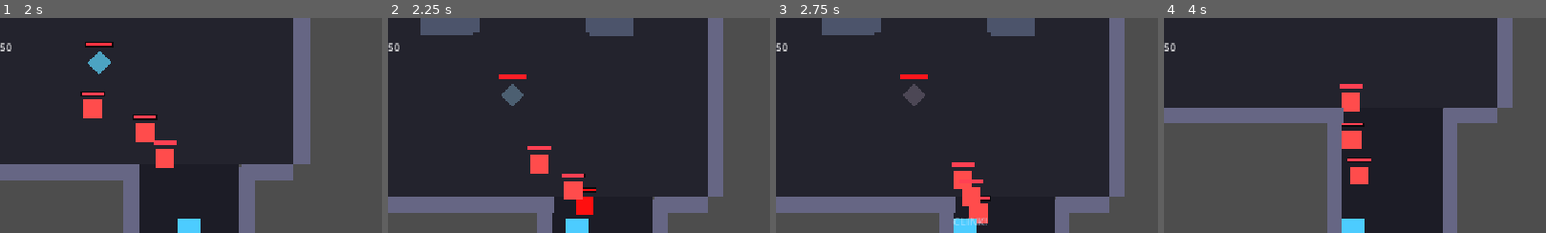
Above: before the commit, frames 1-4 (left to right).
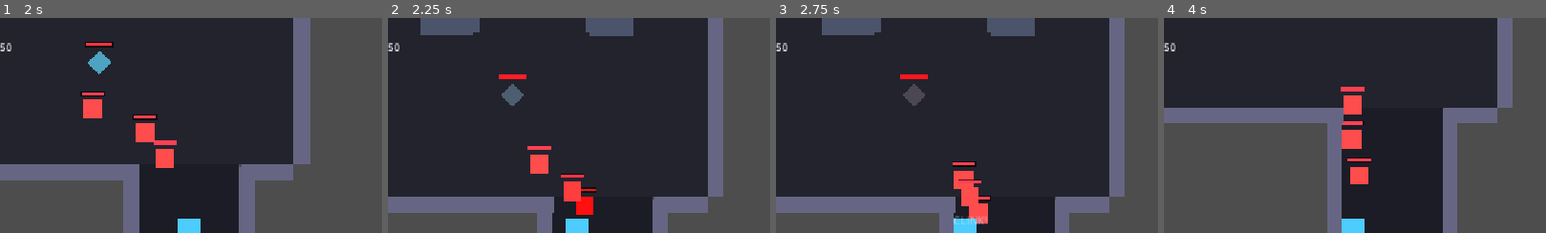
Above: after the commit, the same moments.

Repository: nderman/dungeon-grinder-cal
Game: Godot game, scene res://Floor.tscn
Two runs of this game, one before a commit and one after it. Both use one fixed random seed, a clock stepped at 60 frames per second and the inputs below.
Inputs (mouse positions are % of the whole screen's width and height, from its top left):
- Up to frame 1 (2 s): tap Enter (ui_accept) at 0.5, 0.77, 0.8, 1.07, 1.35, 1.52, 1.82 s; move the mouse to (45, 70) at 0.52 s; hold E (interact) 0.53-1.28 s; hold W (move_up) from 0.53 s (still down); move the mouse to (80, 65) at 1.27 s; tap E (interact) at 1.55 s
- Up to frame 2 (2.25 s): move the mouse to (20, 35) at 2.02 s; release W (move_up) at 2.03 s; hold A (move_left) from 2.03 s (still down); hold Enter (ui_accept) from 2.03 s (still down); tap Down (aim_down) at 2.1 s
- Up to frame 3 (2.75 s): keep holding A (move_left); keep holding Enter (ui_accept)
- Up to frame 4 (4 s): move the mouse to (55, 50) at 2.77 s; release Enter (ui_accept) at 2.78 s; tap Left (aim_left) at 2.85 s; tap Enter (ui_accept) at 3.02, 3.32 s; tap E (interact) at 3.05 s; move the mouse to (35, 25) at 3.52 s; release A (move_left) at 3.53 s; hold S (move_down) from 3.53 s (still down); hold Enter (ui_accept) from 3.53 s (still down); tap Right (aim_right) at 3.6 s
The pictures show only the part of the screen within x 25-75%, y 1-51%; the shares and areas given below are measured in that part.

Frame 1 is identical in both runs. In frame 2, 0.1% of the frame differs, in the area x 45-52%, y 72-86%; in frame 3, 0.3%; in frame 4, 0.5%, in the area x 46-53%, y 30-53%.

Commit message:
LoS layer fix + boss can't be walked-through or sniped
Review fix (line-of-sight was broken by allies):
- Player, walls, AND enemies were all on collision layer 1, so _has_los (mask 1)
  was blocked by any mob standing between — packs failed to aggro/attack a player
  in plain sight. Walls/cover/barriers now also sit on layer 2 (Room.LOS_LAYER) and
  _has_los masks layer 2 only, so the ray is blocked by environment alone (cover
  correctly breaks LoS; other actors are ignored).
- Cache the player reference instead of a per-frame get_nodes_in_group scan.

Playtest fixes:
- Walked through a boss room: an MST leaf is a graph dead-end, but an L-corridor
  between two OTHER rooms can pass geometrically through it, punching extra doorways.
  Corridors are now tagged with their endpoints; the boss is the farthest "clean"
  leaf (no stray corridor crosses it) — a true single-entrance room. Verified across
  12 layouts (no stray corridor through the boss; all rooms reachable without it).
- Sniped a dormant boss from outside: bosses were inert but still damageable. They're
  now invulnerable until the arena locks (set on spawn, cleared on the lock trigger),
  so you must enter and commit to the fight to hurt them.

Co-Authored-By: Claude Opus 4.7 (1M context) <noreply@anthropic.com>

Diff:
--- a/game-client/components/AIComponent.gd
+++ b/game-client/components/AIComponent.gd
@@ -27,7 +27,15 @@
 var target: CharacterBody2D = null
 var parent: CharacterBody2D
 var _agent: NavigationAgent2D   # paths through doorways instead of beelining into walls
+var _player: CharacterBody2D    # cached so we don't group-scan every frame
 @onready var move_comp: MovementComponent = get_parent().get_node_or_null("MovementComponent")
+
+# Cached player lookup (re-resolves only if the cached node was freed, e.g. respawn).
+func _get_player() -> CharacterBody2D:
+	if not is_instance_valid(_player):
+		var ps := get_tree().get_nodes_in_group("player")
+		_player = ps[0] as CharacterBody2D if not ps.is_empty() else null
+	return _player
 
 func _ready() -> void:
 	parent = get_parent() as CharacterBody2D
@@ -44,17 +52,16 @@
 		hc.health_changed.connect(_on_health_changed)
 	_change_state(State.IDLE)
 
-# Clear line-of-sight to t? Raycast against walls (everything's on layer 1); the mob's own
-# body is excluded, so a clear shot lands on the player, a blocked one hits a wall first.
+# Clear line-of-sight to t? Raycast against the environment layer ONLY (walls + cover), so
+# other mobs and the player never block the ray — a clear shot hits nothing, a blocked one
+# hits a wall/cover. (Cover correctly breaks LoS, which is the point.)
 func _has_los(t: Node2D) -> bool:
 	if parent == null or not is_instance_valid(t):
 		return false
 	var space := parent.get_world_2d().direct_space_state
 	var q := PhysicsRayQueryParameters2D.create(global_position, t.global_position)
-	q.exclude = [parent.get_rid()]
-	q.collision_mask = 1
-	var hit := space.intersect_ray(q)
-	return hit.is_empty() or hit.get("collider") == t
+	q.collision_mask = Room.LOS_LAYER
+	return space.intersect_ray(q).is_empty()
 
 func activate() -> void:
 	_active = true
@@ -68,10 +75,9 @@
 		_acquire_player()
 
 func _acquire_player() -> void:
-	var players := get_tree().get_nodes_in_group("player")
-	if players.is_empty():
-		return
-	target = players[0] as CharacterBody2D
+	target = _get_player()
+	if target == null:
+		return
 	if current_state == State.IDLE:
 		_change_state(State.CHASE)
 		_rally_nearby()
@@ -106,10 +112,7 @@
 		_: pass   # TELEGRAPH/ATTACK/COOLDOWN driven by timers
 
 func _find_target() -> void:
-	var players := get_tree().get_nodes_in_group("player")
-	if players.is_empty():
-		return
-	var p := players[0] as CharacterBody2D
+	var p := _get_player()
 	if p == null:
 		return
 	var d := global_position.distance_to(p.global_position)
--- a/game-client/levels/LevelGenerator.gd
+++ b/game-client/levels/LevelGenerator.gd
@@ -32,7 +32,7 @@
 const NEIGHBORHOOD_BOSS := {"hearts": 8.0, "damage": 1.0, "scale": 0.95, "tint": Color(1.0, 0.65, 0.3), "telegraph": 0.7, "speed": 290.0, "xp": 120}
 
 var rooms: Array = []            # [{rect:Rect2, type:String, node:Room}]
-var corridors: Array[Rect2] = []
+var corridors: Array = []        # [{rect:Rect2, a:int, b:int}] — a,b = the room indices it links
 var walkable: Array[Rect2] = []
 var edges: Array = []            # MST room-pairs [i, j]
 var degree: Array[int] = []      # connections per room (leaf = 1)
@@ -46,7 +46,9 @@
 	_collect_rooms(tree)
 	_connect_mst()
 	_designate()
-	walkable = corridors.duplicate()
+	walkable = []
+	for c in corridors:
+		walkable.append(c["rect"])
 	for r in rooms:
 		walkable.append(r["rect"])
 	_build_corridor_floors()
@@ -139,10 +141,19 @@
 			break
 		in_tree[bj] = true
 		added += 1
-		_carve(rooms[bi]["rect"], rooms[bj]["rect"])
+		_carve(bi, bj)
 		edges.append([bi, bj])
 		degree[bi] += 1
 		degree[bj] += 1
+
+# Does a corridor that links two OTHER rooms pass through room i? (Such a stray corridor would
+# punch an extra doorway and make the room walk-through-able — bad for the boss room.)
+func _has_stray_corridor(i: int) -> bool:
+	var rect: Rect2 = rooms[i]["rect"]
+	for c in corridors:
+		if c["a"] != i and c["b"] != i and rect.intersects(c["rect"]):
+			return true
+	return false
 
 func _adjacency() -> Array:
 	var adj := []
@@ -170,17 +181,18 @@
 				queue.append(nb)
 	return dist
 
-# An L-corridor (horizontal then vertical) between two room centers. Each leg overlaps its
+# An L-corridor (horizontal then vertical) between rooms ai and bj. Each leg overlaps its
 # room interior harmlessly; walls form only on the outside-room portions via edge-sampling.
-func _carve(a: Rect2, b: Rect2) -> void:
-	var ca := a.get_center()
-	var cb := b.get_center()
+# Tagged with the linked room indices so we can detect corridors that stray through OTHER rooms.
+func _carve(ai: int, bj: int) -> void:
+	var ca: Vector2 = rooms[ai]["rect"].get_center()
+	var cb: Vector2 = rooms[bj]["rect"].get_center()
 	var hx0 := minf(ca.x, cb.x)
 	var hx1 := maxf(ca.x, cb.x)
-	corridors.append(Rect2(hx0, ca.y - DOOR * 0.5, hx1 - hx0, DOOR))
+	corridors.append({"rect": Rect2(hx0, ca.y - DOOR * 0.5, hx1 - hx0, DOOR), "a": ai, "b": bj})
 	var vy0 := minf(ca.y, cb.y)
 	var vy1 := maxf(ca.y, cb.y)
-	corridors.append(Rect2(cb.x - DOOR * 0.5, vy0, DOOR, vy1 - vy0))
+	corridors.append({"rect": Rect2(cb.x - DOOR * 0.5, vy0, DOOR, vy1 - vy0), "a": ai, "b": bj})
 
 # --- Room typing -----------------------------------------------------------------------------
 
@@ -200,12 +212,19 @@
 			best_c = c.x + c.y
 			spawn_i = i
 	rooms[spawn_i]["type"] = "Spawn"
-	# Boss = the leaf FARTHEST (corridor hops) from spawn. Being a leaf, it's a dead-end —
-	# so it's never on the path between spawn and the mob/safe rooms.
+	# Boss = the FARTHEST clean leaf from spawn. "Clean" = no corridor for OTHER rooms strays
+	# through it (an MST leaf can still be physically crossed by an L-corridor between two other
+	# rooms, which would make it walk-through-able and on a path). A clean leaf has exactly its
+	# own single entrance → you only enter it deliberately.
 	var dist := _distances(spawn_i)
+	var clean := []
+	for i in leaves:
+		if i != spawn_i and not _has_stray_corridor(i):
+			clean.append(i)
+	var pool := clean if not clean.is_empty() else leaves
 	var boss_i := spawn_i
 	var best_d := -1
-	for i in (leaves if not leaves.is_empty() else range(rooms.size())):
+	for i in pool:
 		if i != spawn_i and dist[i] > best_d:
 			best_d = dist[i]
 			boss_i = i
@@ -243,7 +262,8 @@
 
 func _build_corridor_floors() -> void:
 	for c in corridors:
-		add_child(Room.make_floor(PackedVector2Array([c.position, Vector2(c.end.x, c.position.y), c.end, Vector2(c.position.x, c.end.y)]), CORRIDOR_COLOR))
+		var rc: Rect2 = c["rect"]
+		add_child(Room.make_floor(PackedVector2Array([rc.position, Vector2(rc.end.x, rc.position.y), rc.end, Vector2(rc.position.x, rc.end.y)]), CORRIDOR_COLOR))
 
 func _instantiate_rooms() -> void:
 	for r in rooms:
@@ -357,6 +377,7 @@
 	if hc:
 		hc.configured_hearts = tier["hearts"]
 		hc.xp_reward = tier["xp"]
+		hc.set_invulnerable(true)   # can't be sniped while dormant — must enter to fight it
 	var ai := b.get_node_or_null("AIComponent")
 	if ai:
 		ai.damage_hearts = tier["damage"]
@@ -404,6 +425,7 @@
 		ai.activate()
 	var hc := boss.get_node_or_null("HealthComponent")
 	if hc:
+		hc.set_invulnerable(false)   # the fight's on — boss can now be hurt
 		hc.health_depleted.connect(_unlock_boss.bind(r))
 	boss.tree_exited.connect(_unlock_boss.bind(r))
 
--- a/game-client/levels/Room.gd
+++ b/game-client/levels/Room.gd
@@ -9,6 +9,8 @@
 
 const WALL := 24.0
 const COVER_COLOR := Color(0.30, 0.33, 0.42)
+const LOS_LAYER := 2   # collision bit walls/cover also sit on, so LoS rays hit ONLY environment
+                       # (not the player or other mobs, which stay on layer 1)
 const SIDES := {
 	"North": Vector2(0, -1), "South": Vector2(0, 1),
 	"East": Vector2(1, 0), "West": Vector2(-1, 0),
@@ -50,6 +52,7 @@
 static func make_rect_body(pos: Vector2, block_size: Vector2, color: Color) -> StaticBody2D:
 	var body := StaticBody2D.new()
 	body.position = pos
+	body.collision_layer = 1 | LOS_LAYER   # layer 1 = physics; layer 2 = line-of-sight rays
 	var cs := CollisionShape2D.new()
 	var shape := RectangleShape2D.new()
 	shape.size = block_size
